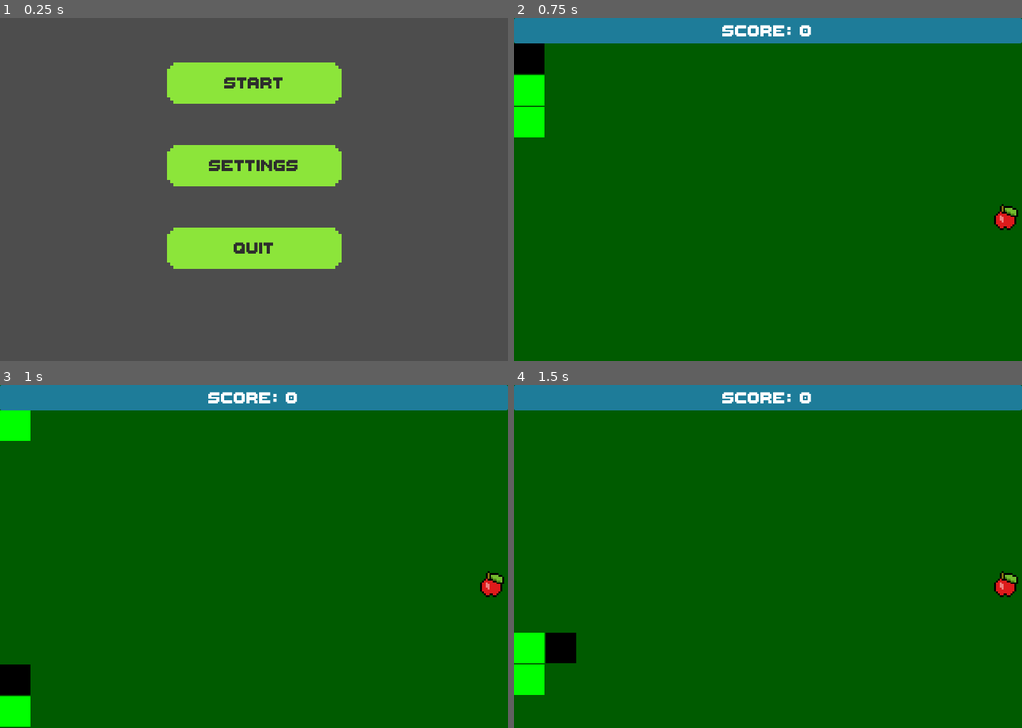
Above: before the commit, frames 1-4 (two rows, left to right).
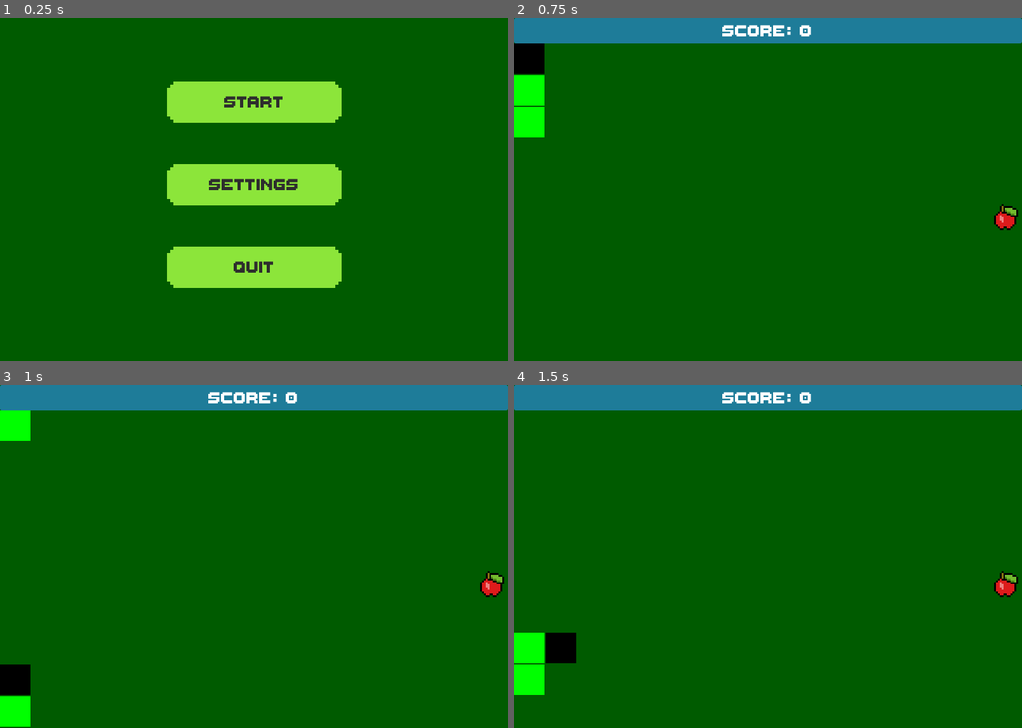
Above: after the commit, the same moments.

Repository: WyattHapper/MACS-Hackathon-2026
Game: Godot game, scene res://MainMenu/main_menu.tscn
The game is run twice, just before and just after one commit, with the same random seed, the same clock (stepped at 60 frames per second) and the same inputs.
Inputs:
- Up to frame 1 (0.25 s): no input
- Up to frame 2 (0.75 s): click "Start" at 0.5 s
- Up to frame 3 (1 s): no input
- Up to frame 4 (1.5 s): hold D (move_right) from 1.28 s (still down)

The runs differ from the first frame. In frame 1, 95% of the frame differs, in the area x 0-100%, y 0-100%; in frame 2, nothing differs; in frame 3, nothing differs; in frame 4, nothing differs.

Commit message:
Game over done

Diff:
--- a/hackathon-2026/Game/game.gd
+++ b/hackathon-2026/Game/game.gd
@@ -23,12 +23,17 @@
 #Snake reference
 @onready var snake = $Snake
 
+# End menu reference
+@onready var game_over_menu: Control = $PopupMenu
+
 # Built in function to run on start
 func _ready():
 	new_game()
 
 # Resets score, move_dir, can_move, and makes the snake
 func new_game():
+	get_tree().paused = false
+	game_over_menu.hide()
 	score = 0
 	$UI.get_node("Score").text = "Score: " + str(score)
 	make_snake()
@@ -78,3 +83,18 @@
 	var random_x = randi_range(0, grid_width - 1)
 	var random_y = randi_range(0, grid_height -1)
 	return Vector2(random_x, random_y)
+
+func game_over():
+	game_started = false
+	get_tree().paused = true
+	game_over_menu.show()
+
+# Game over pop-up buttons
+
+func _on_menu_button_pressed() -> void:
+	print("test")
+	get_tree().paused = false
+	get_tree().change_scene_to_file("res://MainMenu/main_menu.tscn")
+
+func _on_quit_button_pressed() -> void:
+	get_tree().quit()
--- a/hackathon-2026/Game/game.tscn
+++ b/hackathon-2026/Game/game.tscn
@@ -5,9 +5,13 @@
 [ext_resource type="PackedScene" uid="uid://sgh4qoygpaqc" path="res://Snake/snake_cell.tscn" id="2_7raqb"]
 [ext_resource type="PackedScene" uid="uid://fjvabs66t8xh" path="res://Apples/apple_regular.tscn" id="3_jcm6v"]
 [ext_resource type="Script" uid="uid://dmxkvwhtwa3cp" path="res://Snake/snake_script.gd" id="4_jcm6v"]
+[ext_resource type="Theme" uid="uid://256tali8hvkb" path="res://Theme/snake_theme.tres" id="6_qmv3x"]
 
 [sub_resource type="StyleBoxFlat" id="StyleBoxFlat_64tlk"]
 bg_color = Color(0, 0.35686275, 0, 1)
+
+[sub_resource type="StyleBoxFlat" id="StyleBoxFlat_mygop"]
+bg_color = Color(0.11764706, 0.49019608, 0.6, 1)
 
 [node name="Game" type="Node2D" unique_id=872899055]
 script = ExtResource("1_bk3v5")
@@ -20,13 +24,83 @@
 offset_bottom = 540.0
 theme_override_styles/panel = SubResource("StyleBoxFlat_64tlk")
 
+[node name="Snake" type="Node" parent="." unique_id=918601143]
+script = ExtResource("4_jcm6v")
+snake_cell_scene = ExtResource("2_7raqb")
+
 [node name="UI" parent="." unique_id=96781642 instance=ExtResource("2_1r4le")]
+
+[node name="PopupMenu" type="Control" parent="." unique_id=1010553746]
+process_mode = 3
+z_index = 5
+layout_mode = 3
+anchors_preset = 8
+anchor_left = 0.5
+anchor_top = 0.5
+anchor_right = 0.5
+anchor_bottom = 0.5
+offset_left = 200.0
+offset_top = 120.0
+offset_right = 600.0
+offset_bottom = 420.0
+grow_horizontal = 2
+grow_vertical = 2
+offset_transform_enabled = true
+
+[node name="Panel" type="Panel" parent="PopupMenu" unique_id=1216870899]
+layout_mode = 0
+offset_top = 10.0
+offset_right = 400.0
+offset_bottom = 310.0
+theme_override_styles/panel = SubResource("StyleBoxFlat_mygop")
+
+[node name="Label" type="Label" parent="PopupMenu" unique_id=204704312]
+layout_mode = 1
+anchors_preset = 5
+anchor_left = 0.5
+anchor_right = 0.5
+offset_left = -86.5
+offset_top = 30.0
+offset_right = 86.5
+offset_bottom = 67.0
+grow_horizontal = 2
+theme = ExtResource("6_qmv3x")
+text = "GAME OVER"
+
+[node name="Menu Button" type="Button" parent="PopupMenu" unique_id=916686887]
+custom_minimum_size = Vector2(275, 65)
+layout_mode = 1
+anchors_preset = 5
+anchor_left = 0.5
+anchor_right = 0.5
+offset_left = -137.5
+offset_top = 100.0
+offset_right = 137.5
+offset_bottom = 165.0
+grow_horizontal = 2
+theme = ExtResource("6_qmv3x")
+text = "Menu"
+
+[node name="Quit Button" type="Button" parent="PopupMenu" unique_id=1632824943]
+custom_minimum_size = Vector2(275, 65)
+layout_mode = 1
+anchors_preset = 7
+anchor_left = 0.5
+anchor_top = 1.0
+anchor_right = 0.5
+anchor_bottom = 1.0
+offset_left = -137.5
+offset_top = -100.0
+offset_right = 137.5
+offset_bottom = -35.0
+grow_horizontal = 2
+grow_vertical = 0
+theme = ExtResource("6_qmv3x")
+text = "Quit"
 
 [node name="Timer" type="Timer" parent="." unique_id=628841116]
 wait_time = 0.2
 
-[node name="Snake" type="Node" parent="." unique_id=918601143]
-script = ExtResource("4_jcm6v")
-snake_cell_scene = ExtResource("2_7raqb")
-
+[connection signal="pressed" from="PopupMenu/Menu Button" to="." method="_on_menu_button_pressed"]
+[connection signal="pressed" from="PopupMenu/Quit Button" to="." method="_on_quit_button_pressed"]
 [connection signal="timeout" from="Timer" to="." method="_on_timer_timeout"]
--- a/hackathon-2026/MainMenu/main_menu.tscn
+++ b/hackathon-2026/MainMenu/main_menu.tscn
@@ -3,10 +3,19 @@
 [ext_resource type="Script" uid="uid://b6xuggf1ahikr" path="res://MainMenu/main_menu.gd" id="1_nhkf3"]
 [ext_resource type="Theme" uid="uid://256tali8hvkb" path="res://Theme/snake_theme.tres" id="2_3w4mj"]
 
+[sub_resource type="StyleBoxFlat" id="StyleBoxFlat_mygop"]
+bg_color = Color(0, 0.35686275, 0, 1)
+
 [node name="Main Menu" type="Control" unique_id=1497900963]
 layout_mode = 3
 anchors_preset = 0
 script = ExtResource("1_nhkf3")
+
+[node name="Panel" type="Panel" parent="." unique_id=769976363]
+layout_mode = 0
+offset_right = 800.0
+offset_bottom = 540.0
+theme_override_styles/panel = SubResource("StyleBoxFlat_mygop")
 
 [node name="Control" type="Control" parent="." unique_id=1971470459]
 anchors_preset = 0
@@ -16,27 +25,27 @@
 [node name="Start Button" type="Button" parent="Control" unique_id=1483774150]
 layout_mode = 0
 offset_left = 262.5
-offset_top = 70.0
+offset_top = 100.0
 offset_right = 537.5
-offset_bottom = 135.0
+offset_bottom = 165.0
 theme = ExtResource("2_3w4mj")
 text = "Start"
 
 [node name="Settings Button" type="Button" parent="Control" unique_id=1654204579]
 layout_mode = 0
 offset_left = 262.5
-offset_top = 200.0
+offset_top = 230.0
 offset_right = 537.5
-offset_bottom = 265.0
+offset_bottom = 295.0
 theme = ExtResource("2_3w4mj")
 text = "Settings"
 
 [node name="Quit Button" type="Button" parent="Control" unique_id=1755264777]
 layout_mode = 0
 offset_left = 262.5
-offset_top = 330.0
+offset_top = 360.0
 offset_right = 537.5
-offset_bottom = 395.0
+offset_bottom = 425.0
 theme = ExtResource("2_3w4mj")
 text = "Quit"
 
--- a/hackathon-2026/Snake/snake_script.gd
+++ b/hackathon-2026/Snake/snake_script.gd
@@ -95,7 +95,7 @@
 	snake_cells.push_front(snake_cell)
 
 func _on_snake_collide():
-	pass
+	game.game_over()
 
 func ate_apple() -> void:
 	just_ate = true;
